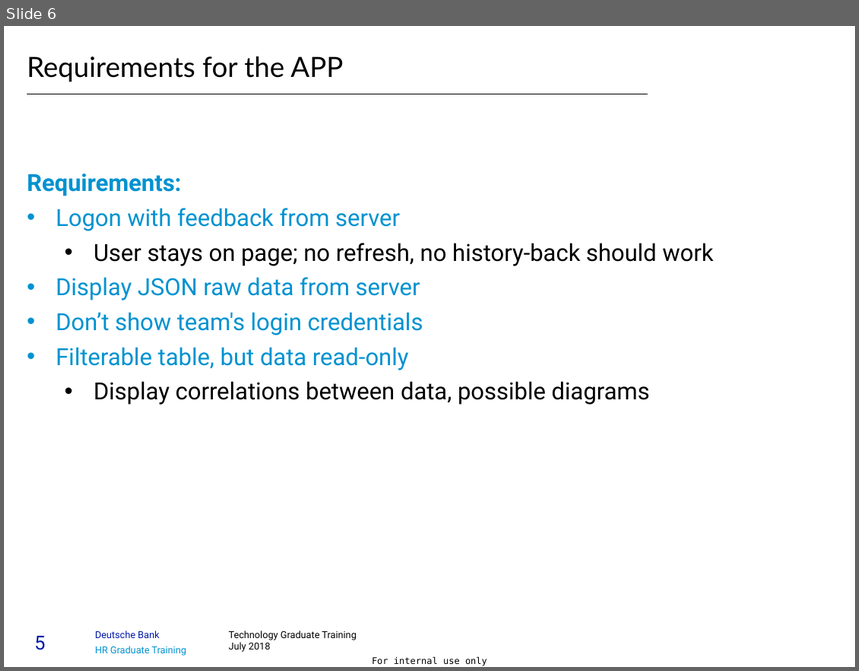
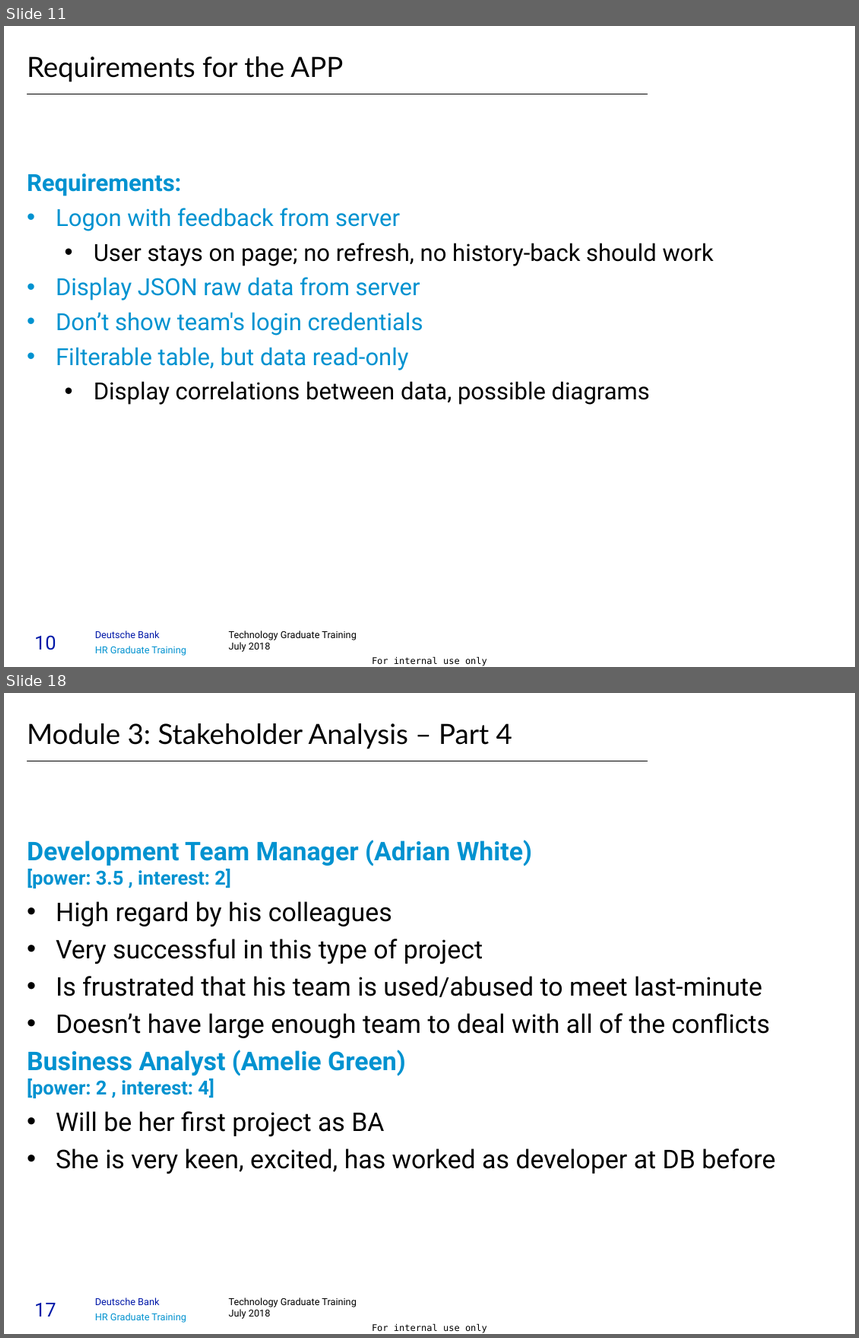
Before and after one commit to timurbaev1996/case_study, a slide deck: business/FinalPresentationGroupC1_1.pptx. Shown one above the other, each under a label of ours: slide 6 before the commit, slides 11 and 18 after it; the slides between them are not shown. The pictures are 859x671 and 859x1338 pixels, drawn with LibreOffice and Linux fonts; fonts in the diff are those of the drawing. Boxes give left, top, right and bottom in pixels: in the first picture for what was removed or moved away, otherwise in the second. Text is boxed around its words. In the diff, an @@ line names an element or a change of style, - is before the commit and + after.

```diff
--- a/business/FinalPresentationGroupC1_1.pptx
+++ b/business/FinalPresentationGroupC1_1.pptx
@@ slide 18 added at [4,693,855,1334], background #FFFFFF; not listed: 5 template elements that a slide beside it also shows @@
@@ title added at [27,723,512,749], 26 pt, text #000000 @@
+Module 3: Stakeholder Analysis – Part 4
@@ line added from (27, 761) to (648, 761), #000000 1 pt @@
@@ text added at [27,840,775,1174], 24 pt, text #000000 @@
+Development Team Manager (Adrian White)
+[power: 3.5 , interest: 2]
+  • High regard by his colleagues
+  • Very successful in this type of project
+  • Is frustrated that his team is used/abused to meet last-minute
+  • Doesn’t have large enough team to deal with all of the conflicts
+Business Analyst (Amelie Green)
+[power: 2 , interest: 4]
+  • Will be her first project as BA
+  • She is very keen, excited, has worked as developer at DB before
@@ what was slide 6 is now slide 11 @@
@@ page number at [34,635,56,650]: text changed @@
-5
+10
```
Also in this commit, not shown: 6 slides changed, 10 other slides added, 2 slides removed, 3 other files.
